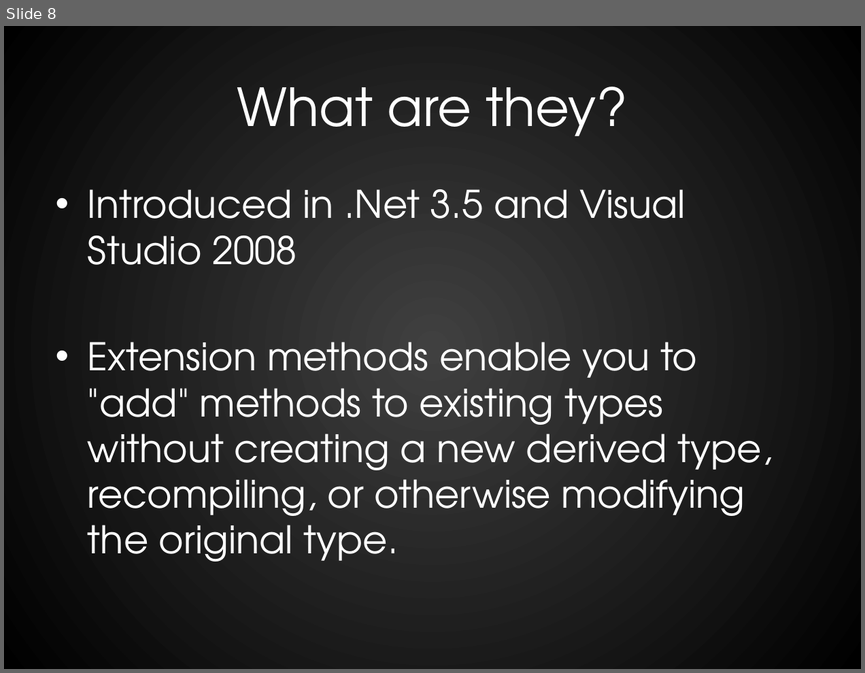
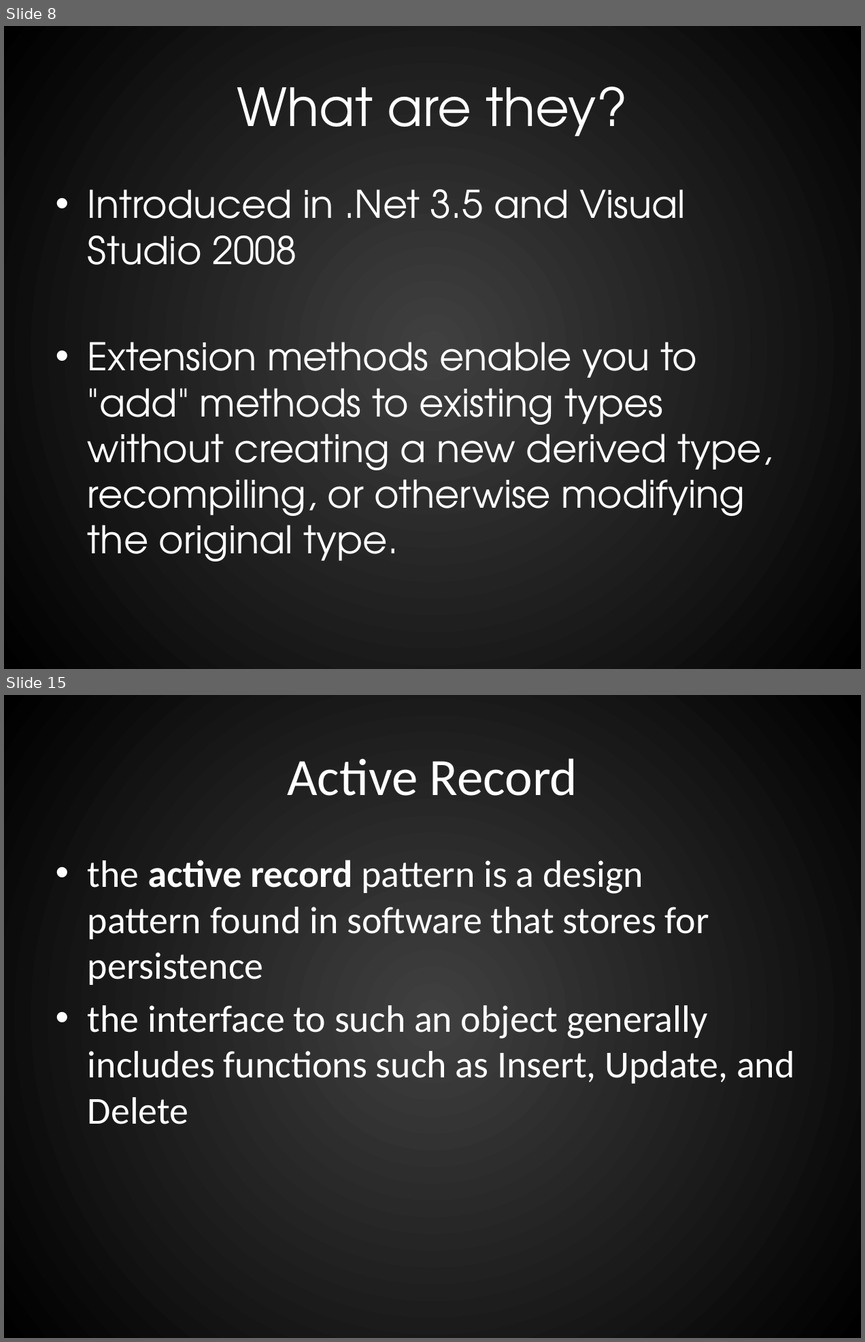
Before and after one commit to RookieOne/Evolve-Your-Code, a slide deck: EvolveYourCode.pptx. Shown one above the other, each under a label of ours: slide 8 before the commit, slides 8 and 15 after it; the slides between them are not shown. The pictures are 865x673 and 865x1342 pixels, drawn with LibreOffice and Linux fonts; fonts in the diff are those of the drawing. Boxes give left, top, right and bottom in pixels: in the first picture for what was removed or moved away, otherwise in the second. Text is boxed around its words. In the diff, an @@ line names an element or a change of style, - is before the commit and + after.

```diff
--- a/EvolveYourCode.pptx
+++ b/EvolveYourCode.pptx
@@ slide 15 added at box(4, 695, 861, 1338), background gradient #404040 to #000000 @@
@@ title added at box(287, 758, 578, 796), 44 pt, text #FFFFFF @@
+Active Record
@@ text added at box(88, 860, 795, 1124), 32 pt, text #FFFFFF @@
+• the active record pattern is a design pattern found in software that stores for persistence
+• the interface to such an object generally includes functions such as Insert, Update, and Delete
```
Also in this commit, not shown: 77 slides changed, 5 other slides added, 55 other files.
